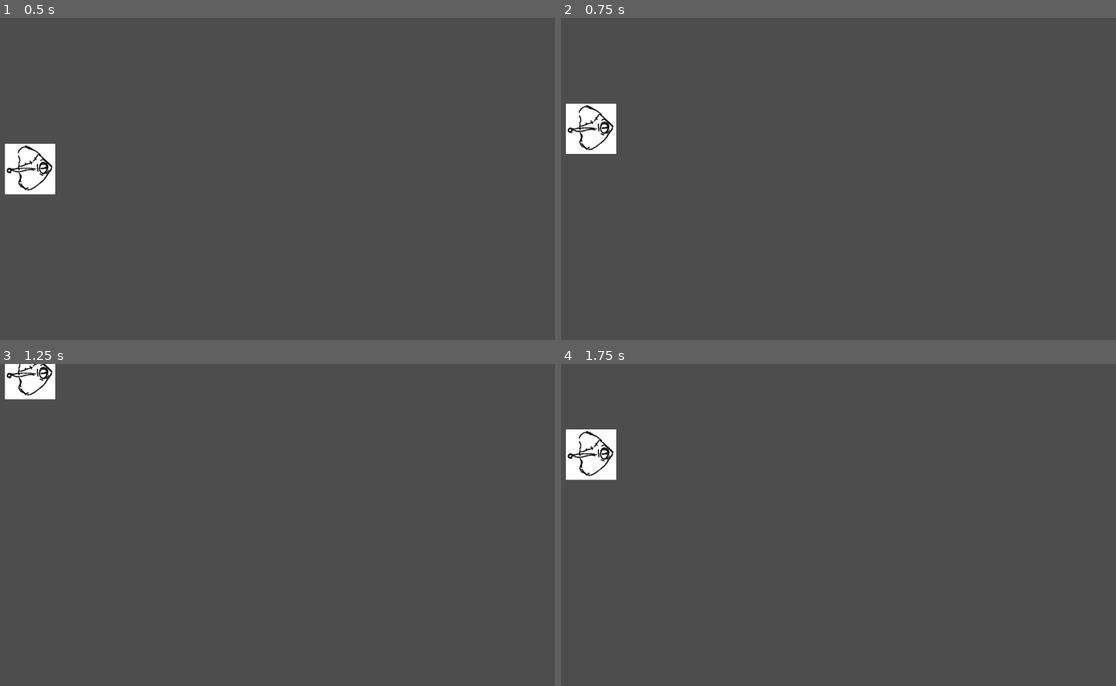
Above: before the commit, frames 1-4 (two rows, left to right).
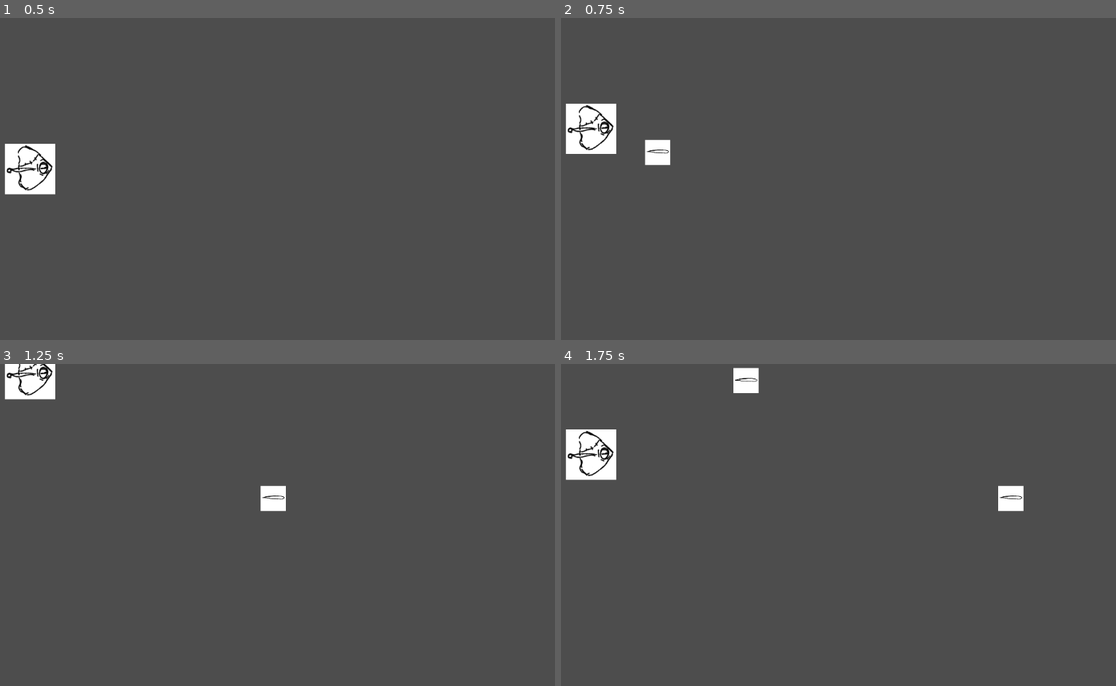
Above: after the commit, the same moments.

Repository: Winnie-Udel/father-where-are-you
Game: Godot game, scene res://scenes/main.tscn
The game is run twice, just before and just after one commit, with the same random seed, the same clock (stepped at 60 frames per second) and the same inputs. Before the commit the project starts from res://main.tscn.
Inputs:
- Up to frame 1 (0.5 s): no input
- Up to frame 2 (0.75 s): tap Enter at 0.5 s; hold Up (move_up) from 0.53 s (still down); tap Space (attack) at 0.6 s
- Up to frame 3 (1.25 s): keep holding Up (move_up)
- Up to frame 4 (1.75 s): release Up (move_up) at 1.28 s; hold Down (move_down) from 1.28 s (still down); tap Space (attack) at 1.35 s

Frame 1 is identical in both runs. In frame 2, 0.4% of the frame differs, in the area x 15-20%, y 37-46%; in frame 3, 0.4%; in frame 4, 0.7%, in the area x 31-84%, y 1-46%.

Commit message:
Wanderer can now shoot lasers

Diff:
--- a/main.tscn
+++ /dev/null
@@ -1,8 +0,0 @@
-[gd_scene load_steps=2 format=3 uid="uid://bix045j6xmjv4"]
-
-[ext_resource type="PackedScene" uid="uid://ma1lt634pvu5" path="res://player.tscn" id="1_ovjul"]
-
-[node name="Main" type="Node"]
-
-[node name="Player" parent="." instance=ExtResource("1_ovjul")]
-position = Vector2(100, 300)
--- a/project.godot
+++ b/project.godot
@@ -11,7 +11,7 @@
 [application]
 
 config/name="Father, Where Are You?"
-run/main_scene="res://main.tscn"
+run/main_scene="res://scenes/main.tscn"
 config/features=PackedStringArray("4.2", "Forward Plus")
 config/icon="res://icon.svg"
 
--- /dev/null
+++ b/scenes/laser.tscn
@@ -0,0 +1,24 @@
+[gd_scene load_steps=4 format=3 uid="uid://dl7bld8yinfpo"]
+
+[ext_resource type="Script" path="res://scripts/laser.gd" id="1_sykf0"]
+[ext_resource type="Texture2D" uid="uid://bf186kwhpje7v" path="res://placeholder_arts/test_laser.png" id="2_2hhas"]
+
+[sub_resource type="RectangleShape2D" id="RectangleShape2D_vidxs"]
+size = Vector2(45, 7)
+
+[node name="Laser" type="Area2D"]
+script = ExtResource("1_sykf0")
+
+[node name="Sprite2D" type="Sprite2D" parent="."]
+scale = Vector2(0.5, 0.5)
+texture = ExtResource("2_2hhas")
+
+[node name="CollisionShape2D" type="CollisionShape2D" parent="."]
+position = Vector2(0.5, -2.5)
+shape = SubResource("RectangleShape2D_vidxs")
+
+[node name="VisibleOnScreenNotifier2D" type="VisibleOnScreenNotifier2D" parent="."]
+position = Vector2(-24, -2)
+scale = Vector2(0.15, 0.2875)
+
+[connection signal="screen_exited" from="VisibleOnScreenNotifier2D" to="." method="_on_visible_on_screen_notifier_2d_screen_exited"]
--- /dev/null
+++ b/scenes/main.tscn
@@ -0,0 +1,12 @@
+[gd_scene load_steps=3 format=3 uid="uid://bix045j6xmjv4"]
+
+[ext_resource type="Script" path="res://scripts/main.gd" id="1_kctr5"]
+[ext_resource type="PackedScene" uid="uid://ma1lt634pvu5" path="res://scenes/player.tscn" id="1_xkqly"]
+
+[node name="Main" type="Node"]
+script = ExtResource("1_kctr5")
+
+[node name="Player" parent="." instance=ExtResource("1_xkqly")]
+position = Vector2(100, 300)
+
+[node name="LaserContainer" type="Node2D" parent="."]
--- a/player.tscn
+++ b/scenes/player.tscn
@@ -1,7 +1,7 @@
 [gd_scene load_steps=5 format=3 uid="uid://ma1lt634pvu5"]
 
 [ext_resource type="Texture2D" uid="uid://cdhskfca2eido" path="res://placeholder_arts/test_wanderer_ship.png" id="1_7io41"]
-[ext_resource type="Script" path="res://player.gd" id="1_ewt7k"]
+[ext_resource type="Script" path="res://scripts/player.gd" id="1_ewt7k"]
 
 [sub_resource type="SpriteFrames" id="SpriteFrames_dcwj7"]
 animations = [{
@@ -27,3 +27,7 @@
 
 [node name="CollisionShape2D" type="CollisionShape2D" parent="."]
 shape = SubResource("CircleShape2D_4kpkr")
+
+[node name="Muzzle" type="Marker2D" parent="."]
+position = Vector2(50, 0)
+scale = Vector2(1.04389, 4.19792)
--- /dev/null
+++ b/scripts/laser.gd
@@ -0,0 +1,10 @@
+extends Area2D
+
+@export var speed = 700
+
+func _physics_process(delta):
+	global_position.x += speed * delta
+
+# Remove laser when it exits the screen
+func _on_visible_on_screen_notifier_2d_screen_exited():
+	queue_free()
--- /dev/null
+++ b/scripts/main.gd
@@ -0,0 +1,18 @@
+extends Node
+
+@onready var player = $Player
+@onready var laser_container = $LaserContainer
+
+# Called when the node enters the scene tree for the first time.
+func _ready():
+	player.laser_shot.connect(_on_player_laser_shot)
+
+
+# Called every frame. 'delta' is the elapsed time since the previous frame.
+func _process(_delta):
+	pass
+
+func _on_player_laser_shot(laser_scene, location):
+	var laser = laser_scene.instantiate()
+	laser.global_position = location
+	laser_container.add_child(laser)
--- a/player.gd
+++ b/scripts/player.gd
@@ -1,8 +1,17 @@
 extends CharacterBody2D
+
+signal laser_shot(laser_scene, location)
 
 # Speed in pixels/sec
 @export var speed = 400
+@onready var muzzle = $Muzzle
+
 var screen_size
+var laser_scene = preload("res://scenes/laser.tscn")
+
+func _process(_delta):
+	if Input.is_action_just_pressed("attack"):
+		shoot()
 
 func _physics_process(delta):
 	# Handle movement and deceleration
@@ -13,3 +22,6 @@
 		velocity.y = move_toward(velocity.y, 0, 10)
 
 	move_and_slide()
+
+func shoot():
+	laser_shot.emit(laser_scene, muzzle.global_position)
Binary file added: fonts/CrayonLibre.ttf
Not shown, changed: fonts/CrayonLibre.ttf.import
Binary file removed: fonts/pastel crayon.ttf
Not shown, added: fonts/readme.txt
Binary file added: placeholder_arts/test_laser.png
Not shown, added: placeholder_arts/test_laser.png.import
Not shown: 1 places in scenes/enemy_spaceship.tscn that only renumber resources
Not shown, changed: README.md
Not shown, added: scenes/maiEE47.tmp
